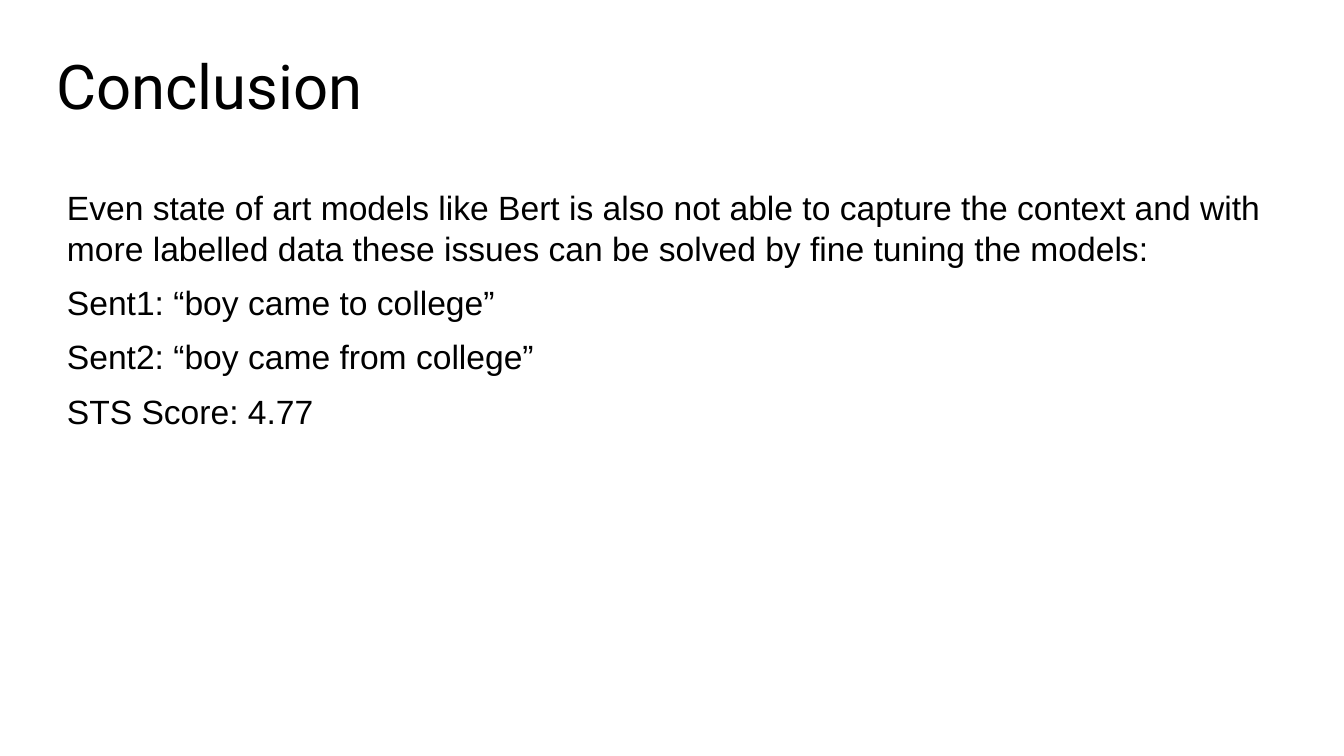
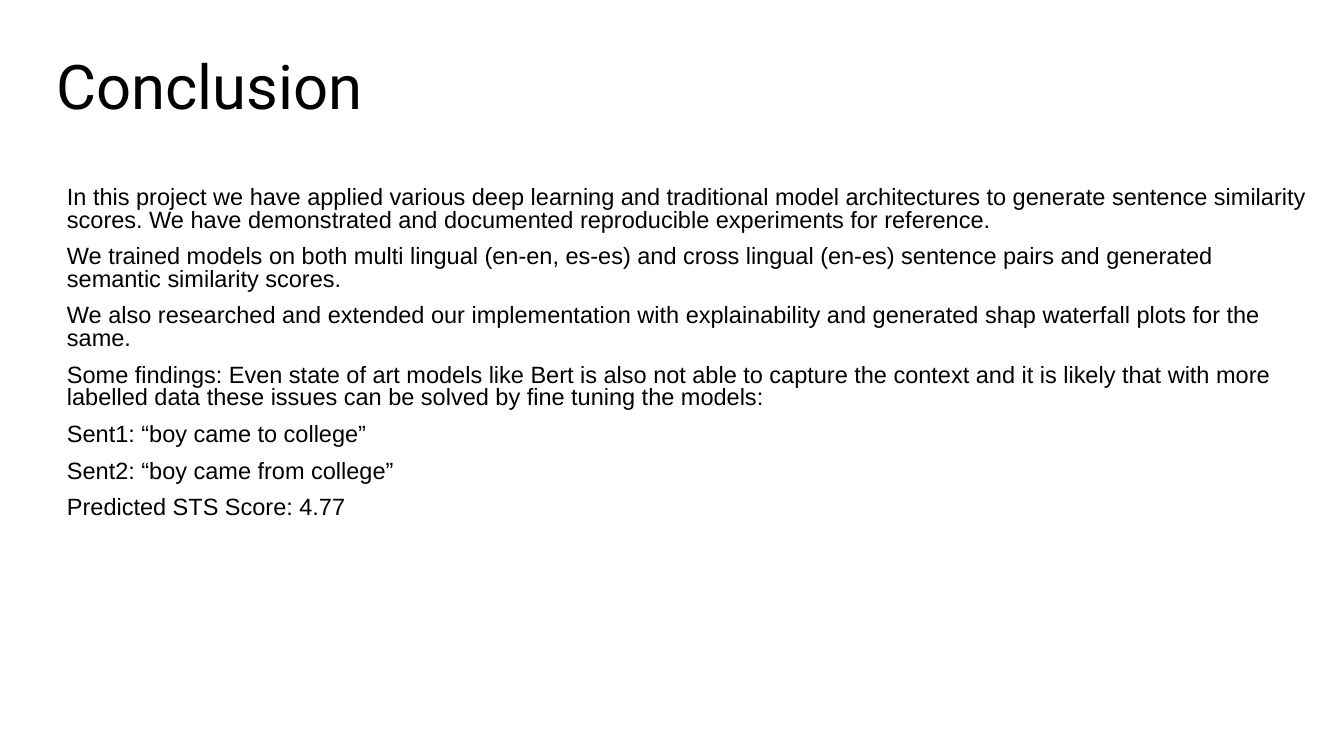
Before and after one commit to tanalpha-aditya/Advanced_Semantic_similarity, a slide deck: slide 14 of 4-final_report.pptx (slide 11 before the commit). Drawn at 1344x756 pixels with LibreOffice and Linux fonts; fonts in the diff are those of the drawing. Boxes give left, top, right and bottom in pixels: in the first picture for what was removed or moved away, otherwise in the second. Text is boxed around its words. In the diff, an @@ line names an element or a change of style, - is before the commit and + after.

Commit message:
readme and cross lingual experimentation added

```diff
--- a/4-final_report.pptx
+++ b/4-final_report.pptx
@@ text at [67,188,1305,410]: text changed; size 24 to 16.8 pt @@
-Even state of art models like Bert is also not able to capture the context and with more labelled data these issues can be solved by fine tuning the models:
+In this project we have applied various deep learning and traditional model architectures to generate sentence similarity scores. We have demonstrated and documented reproducible experiments for reference.
+We trained models on both multi lingual (en-en, es-es) and cross lingual (en-es) sentence pairs and generated semantic similarity scores.
+We also researched and extended our implementation with explainability and generated shap waterfall plots for the same.
+Some findings: Even state of art models like Bert is also not able to capture the context and it is likely that with more labelled data these issues can be solved by fine tuning the models:
@@ text at [67,425,393,484]: size 24 to 16.8 pt in "Sent1: “boy came to college”", "Sent2: “boy came from college”"; line spacing 1 to 0.8 @@
@@ text at [67,498,345,516]: text changed; size 24 to 16.8 pt @@
-STS Score: 4.77
+Predicted STS Score: 4.77
```
Also in this commit, not shown: 5 other slides changed, 3 slides added, 6 other files.
